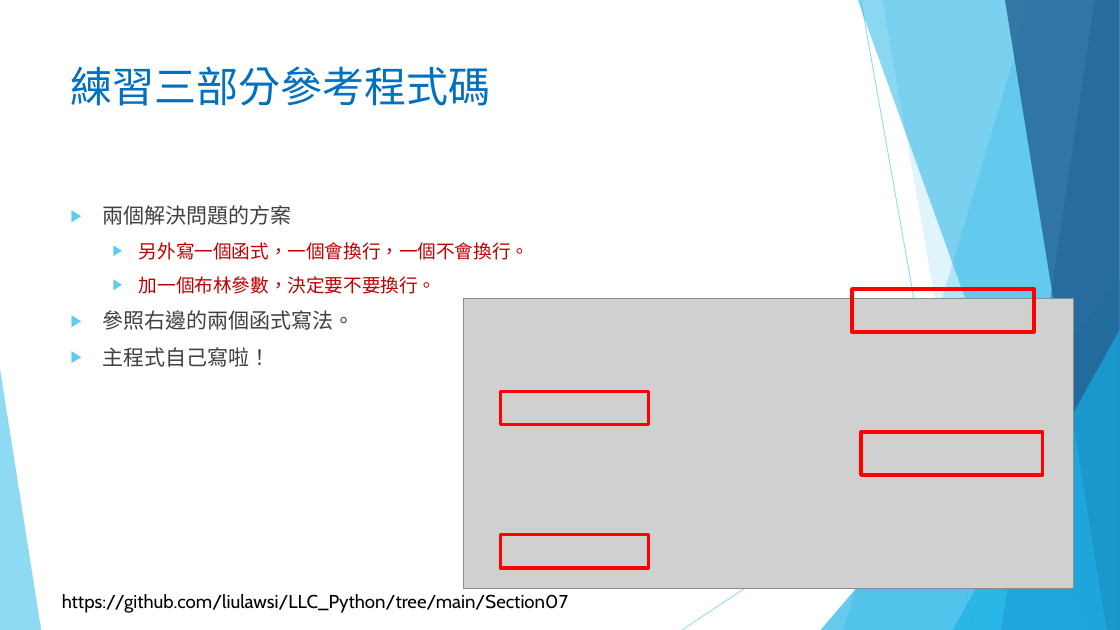
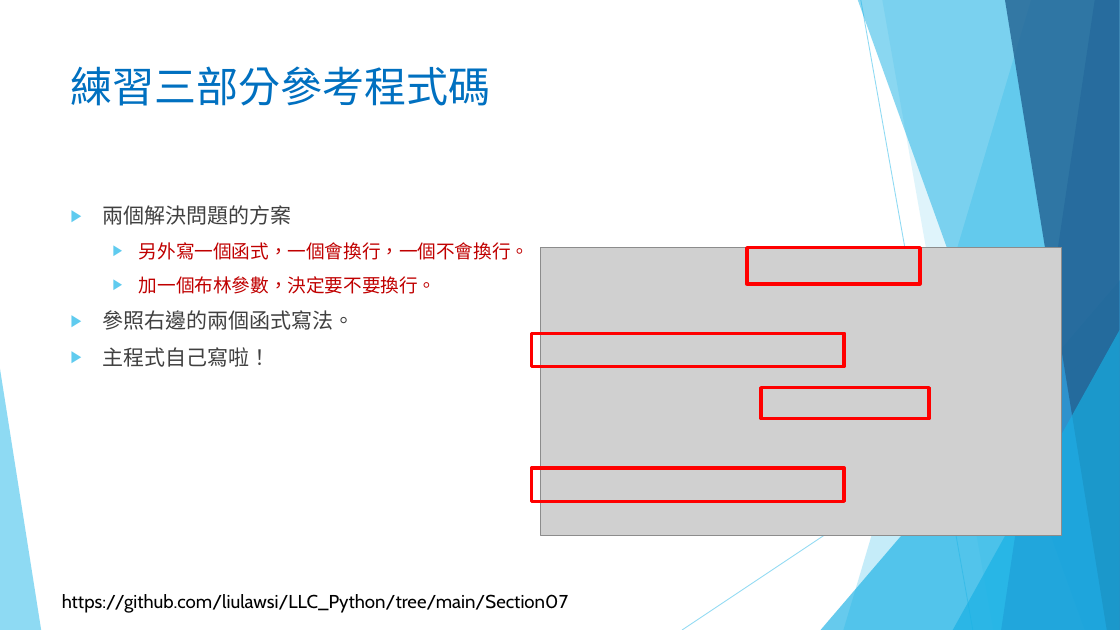
Before and after one commit to liulawsi/My_PPTs, a slide deck: slide 18 of LCC/Python/07_函式與方法.pptx. Drawn at 1120x630 pixels with LibreOffice and Linux fonts; fonts in the diff are those of the drawing; grey boxes stand for pictures; background and template pictures are left out. Boxes give left, top, right and bottom in pixels: in the first picture for what was removed or moved away, otherwise in the second. Text is boxed around its words. In the diff, an @@ line names an element or a change of style, - is before the commit and + after.

```diff
--- a/LCC/Python/07_函式與方法.pptx
+++ b/LCC/Python/07_函式與方法.pptx
@@ picture: place and size @@
-picture at box(464, 299, 1074, 589)
+picture at box(540, 248, 1062, 535)
@@ rectangle: place and size @@
-rectangle at box(852, 289, 1034, 332)
+rectangle at box(747, 248, 920, 284)
@@ rectangle: place and size @@
-rectangle at box(501, 392, 649, 425)
+rectangle at box(532, 334, 844, 367)
@@ rectangle: place and size @@
-rectangle at box(861, 433, 1043, 476)
+rectangle at box(761, 388, 929, 419)
@@ rectangle: place and size @@
-rectangle at box(501, 535, 649, 569)
+rectangle at box(532, 468, 844, 502)
```
Also in this commit, not shown: 22 other slides changed, 10 slides added, 12 slides removed, 1 other file.
